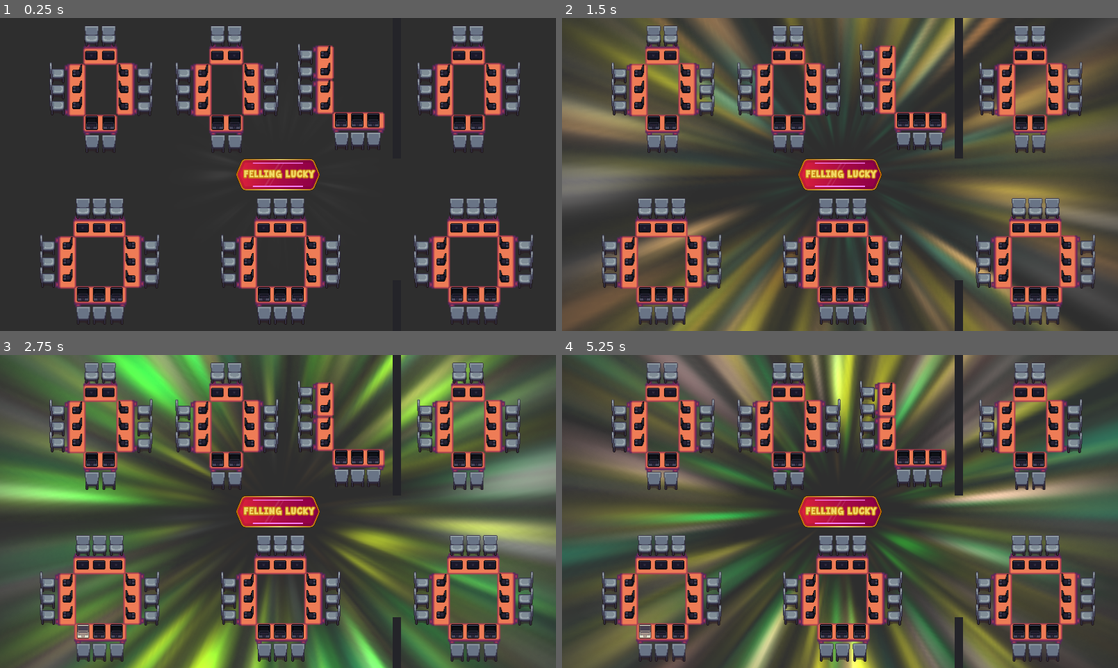
Above: before the commit, frames 1-4 (two rows, left to right).
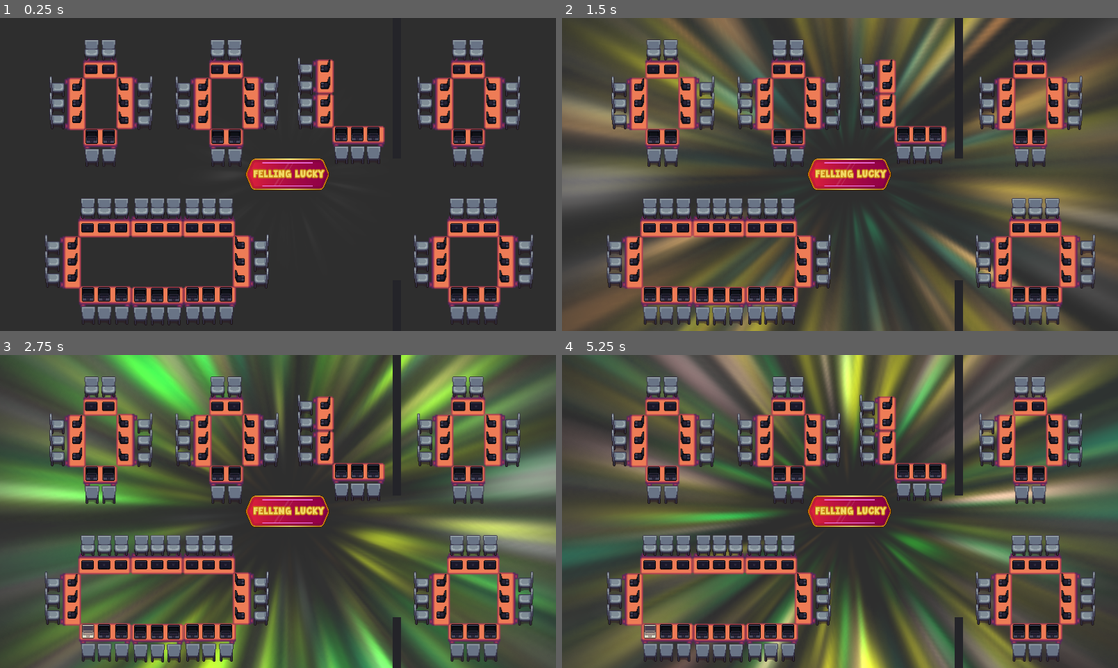
Above: after the commit, the same moments.

Repository: Lortemanden/Lucky
Game: Godot game, scene res://Playscene.tscn
The game is run twice, just before and just after one commit, with the same random seed, the same clock (stepped at 60 frames per second) and the same inputs.
Inputs (mouse positions are in pixels of both pictures, inside the frame that each line leads up to):
- Up to frame 1 (0.25 s): no input
- Up to frame 2 (1.5 s): click (645, 293) at 0.52 s; click (645, 293) at 1.27 s
- Up to frame 3 (2.75 s): click (83, 630) at 2.02 s
- Up to frame 4 (5.25 s): no input

The runs differ from the first frame. In frame 1, 21% of the frame differs, in the area x 7-94%, y 2-99%; in frame 2, 32%; in frame 3, 34%; in frame 4, 35%, in the area x 7-96%, y 0-100%.

Commit message:
changed the tables and added numbers

Diff:
--- a/SourceCode/Chair.gd
+++ b/SourceCode/Chair.gd
@@ -7,6 +7,7 @@
 onready var animation_player = $AnimationPlayer
 onready var shine = $Shine
 onready var particle_shine = $ParticleShine
+onready var rich_text_label = $Label/RichTextLabel
 
 var pcPosition = {"down":Vector2(-16,-48),"top":Vector2(-16,16),"left":Vector2(14,-16),"right":Vector2(-48,-16)}
 export(int) var number = 0
@@ -15,6 +16,7 @@
 func _ready():
     setDirection(direction)
     playScene.chairReady(self)
+    rich_text_label.bbcode_text = "[wave amp=50 freq=2][center]"+str(number)
     pass
 
 func setGolden():
@@ -46,11 +48,13 @@
     animation_player.play("celebrate")
     chair.z_index =1
     shine.visible = true
+    rich_text_label.visible = true
     pass
 
 func stopAnimation():
     animation_player.get_animation("celebrate").loop = false
     particle_shine.emitting = false
     shine.visible = false
+    rich_text_label.visible = false
     chair.z_index = 0
     pass
--- a/SourceCode/Chair.tscn
+++ b/SourceCode/Chair.tscn
@@ -6,6 +6,7 @@
 [ext_resource path="res://gfx/Pc/white_left.png" type="Texture" id=4]
 [ext_resource path="res://gfx/Chairs/chair_left.png" type="Texture" id=5]
 [ext_resource path="res://Chair.gd" type="Script" id=6]
+[ext_resource path="res://gfx/fonts/JandaManateeSolid.ttf" type="DynamicFontData" id=7]
 
 [sub_resource type="CanvasItemMaterial" id=2]
 blend_mode = 1
@@ -20,6 +21,14 @@
 [sub_resource type="Gradient" id=4]
 offsets = PoolRealArray( 0, 0.437931, 0.555172, 1 )
 colors = PoolColorArray( 0, 0, 0, 0, 1, 1, 1, 1, 1, 1, 1, 1, 0, 0, 0, 0 )
+
+[sub_resource type="DynamicFont" id=5]
+size = 20
+outline_size = 3
+outline_color = Color( 0.462745, 0.392157, 0, 1 )
+use_mipmaps = true
+use_filter = true
+font_data = ExtResource( 7 )
 
 [sub_resource type="Animation" id=1]
 resource_name = "celebrate"
@@ -91,6 +100,21 @@
 anim_offset = 1.0
 anim_offset_random = 1.0
 
+[node name="Label" type="Node2D" parent="."]
+z_index = 1
+
+[node name="RichTextLabel" type="RichTextLabel" parent="Label"]
+visible = false
+margin_left = -30.0
+margin_top = -79.0
+margin_right = 32.0
+margin_bottom = -15.0
+custom_colors/default_color = Color( 1, 0.843137, 0, 1 )
+custom_fonts/normal_font = SubResource( 5 )
+bbcode_enabled = true
+bbcode_text = "[wave amp=50 freq=2][center]32"
+text = "32"
+
 [node name="Pc" type="TextureButton" parent="."]
 margin_left = 14.0
 margin_top = -16.0
--- a/SourceCode/Playscene.gd
+++ b/SourceCode/Playscene.gd
@@ -51,6 +51,12 @@
         chairs[now].setGolden()
         chairs[previous].setNormalChair()
         previous = now
+        if winner and i == time-1:
+            timer.wait_time = 0.5
+            timer.start()
+            yield(timer,"timeout")
+            emit_signal("spinFinished",chairs[now])
+            return
         timer.start()
         yield(timer,"timeout")
         if i == time-1 and not winner:
--- a/SourceCode/Playscene.tscn
+++ b/SourceCode/Playscene.tscn
@@ -58,7 +58,7 @@
 
 [node name="ParticleShine" type="CPUParticles2D" parent="."]
 material = SubResource( 3 )
-position = Vector2( 960, 540 )
+position = Vector2( 992, 540 )
 scale = Vector2( 1.5, 1.5 )
 amount = 12
 speed_scale = 0.5
@@ -93,7 +93,7 @@
 position = Vector2( 960, 540 )
 
 [node name="GroupA" type="Node2D" parent="Tables"]
-position = Vector2( -615, 305 )
+position = Vector2( -598, 305 )
 scale = Vector2( 1.5, 1.5 )
 
 [node name="Table" type="Sprite" parent="Tables/GroupA"]
@@ -144,31 +144,30 @@
 number = 1
 
 [node name="Table3" type="Sprite" parent="Tables/GroupA"]
-position = Vector2( 78, -3 )
-rotation = -1.5708
-scale = Vector2( 3, 3 )
-texture = ExtResource( 3 )
+position = Vector2( 121.333, 79.3333 )
+scale = Vector2( 3, 3 )
+texture = ExtResource( 3 )
+__meta__ = {
+"_edit_group_": true
+}
 
 [node name="Chair3" parent="Tables/GroupA/Table3" instance=ExtResource( 1 )]
 position = Vector2( 12.6667, 13.6667 )
-rotation = 1.5708
 scale = Vector2( 0.5, 0.5 )
 number = 7
-direction = "right"
+direction = "down"
 
 [node name="Chair2" parent="Tables/GroupA/Table3" instance=ExtResource( 1 )]
 position = Vector2( -4.57764e-05, 13.6667 )
-rotation = 1.5708
 scale = Vector2( 0.5, 0.5 )
 number = 8
-direction = "right"
+direction = "down"
 
 [node name="Chair" parent="Tables/GroupA/Table3" instance=ExtResource( 1 )]
 position = Vector2( -13, 13.6667 )
-rotation = 1.5708
 scale = Vector2( 0.5, 0.5 )
 number = 9
-direction = "right"
+direction = "down"
 
 [node name="Table4" type="Sprite" parent="Tables/GroupA"]
 position = Vector2( -1, -83 )
@@ -198,7 +197,7 @@
 direction = "top"
 
 [node name="GroupB" type="Node2D" parent="Tables"]
-position = Vector2( 10, 305 )
+position = Vector2( -237, 305 )
 scale = Vector2( 1.5, 1.5 )
 
 [node name="Table" type="Sprite" parent="Tables/GroupB"]
@@ -225,28 +224,34 @@
 direction = "down"
 
 [node name="Table2" type="Sprite" parent="Tables/GroupB"]
-position = Vector2( -79, -1 )
-rotation = 1.5708
-scale = Vector2( 3, 3 )
-texture = ExtResource( 3 )
+position = Vector2( -121.333, -83.3334 )
+rotation = 3.14159
+scale = Vector2( 3, 3 )
+texture = ExtResource( 3 )
+__meta__ = {
+"_edit_group_": true
+}
 
 [node name="Chair" parent="Tables/GroupB/Table2" instance=ExtResource( 1 )]
 position = Vector2( -13, 13.6667 )
-rotation = -1.5708
+rotation = 3.14159
 scale = Vector2( 0.5, 0.5 )
 number = 15
+direction = "top"
 
 [node name="Chair2" parent="Tables/GroupB/Table2" instance=ExtResource( 1 )]
 position = Vector2( -0.666718, 13.6667 )
-rotation = -1.5708
+rotation = 3.14159
 scale = Vector2( 0.5, 0.5 )
 number = 14
+direction = "top"
 
 [node name="Chair3" parent="Tables/GroupB/Table2" instance=ExtResource( 1 )]
 position = Vector2( 11.6667, 13.6667 )
-rotation = -1.5708
+rotation = 3.14159
 scale = Vector2( 0.5, 0.5 )
 number = 13
+direction = "top"
 
 [node name="Table3" type="Sprite" parent="Tables/GroupB"]
 position = Vector2( 78, -3 )
@@ -303,8 +308,11 @@
 direction = "top"
 
 [node name="GroupC" type="Node2D" parent="Tables"]
-position = Vector2( -612, -290 )
+position = Vector2( -612, -242 )
 scale = Vector2( 1.5, 1.5 )
+__meta__ = {
+"_edit_group_": true
+}
 
 [node name="Table2" type="Sprite" parent="Tables/GroupC"]
 position = Vector2( -59, -1 )
@@ -395,8 +403,11 @@
 direction = "down"
 
 [node name="GroupD" type="Node2D" parent="Tables"]
-position = Vector2( -177, -290 )
+position = Vector2( -177, -242 )
 scale = Vector2( 1.5, 1.5 )
+__meta__ = {
+"_edit_group_": true
+}
 
 [node name="Table2" type="Sprite" parent="Tables/GroupD"]
 position = Vector2( -59, -1 )
@@ -487,8 +498,11 @@
 direction = "down"
 
 [node name="GroupE" type="Node2D" parent="Tables"]
-position = Vector2( 158, -389 )
+position = Vector2( 158, -341 )
 scale = Vector2( 1.5, 1.5 )
+__meta__ = {
+"_edit_group_": true
+}
 
 [node name="Table2" type="Sprite" parent="Tables/GroupE"]
 position = Vector2( 80, 140 )
@@ -655,8 +669,11 @@
 direction = "top"
 
 [node name="GroupG" type="Node2D" parent="Tables"]
-position = Vector2( 658, -290 )
+position = Vector2( 658, -242 )
 scale = Vector2( 1.5, 1.5 )
+__meta__ = {
+"_edit_group_": true
+}
 
 [node name="Table2" type="Sprite" parent="Tables/GroupG"]
 position = Vector2( -59, -1 )
@@ -751,10 +768,10 @@
 one_shot = true
 
 [node name="Play" type="TextureButton" parent="."]
-margin_left = 779.0
-margin_top = 471.0
-margin_right = 1141.0
-margin_bottom = 610.0
+margin_left = 812.0
+margin_top = 470.0
+margin_right = 1174.0
+margin_bottom = 609.0
 rect_scale = Vector2( 0.8, 0.8 )
 rect_pivot_offset = Vector2( 181, 69 )
 texture_normal = ExtResource( 6 )
Not shown: 1 places in SourceCode/Chair.tscn that only renumber resources
Not shown, changed: HTML/Lucky.html
Not shown, changed: HTML/Lucky.pck
Not shown, changed: LINUX/Lucky.pck
Not shown, changed: WINDOWS/Lucky.exe
Not shown, changed: WINDOWS/Lucky.pck
